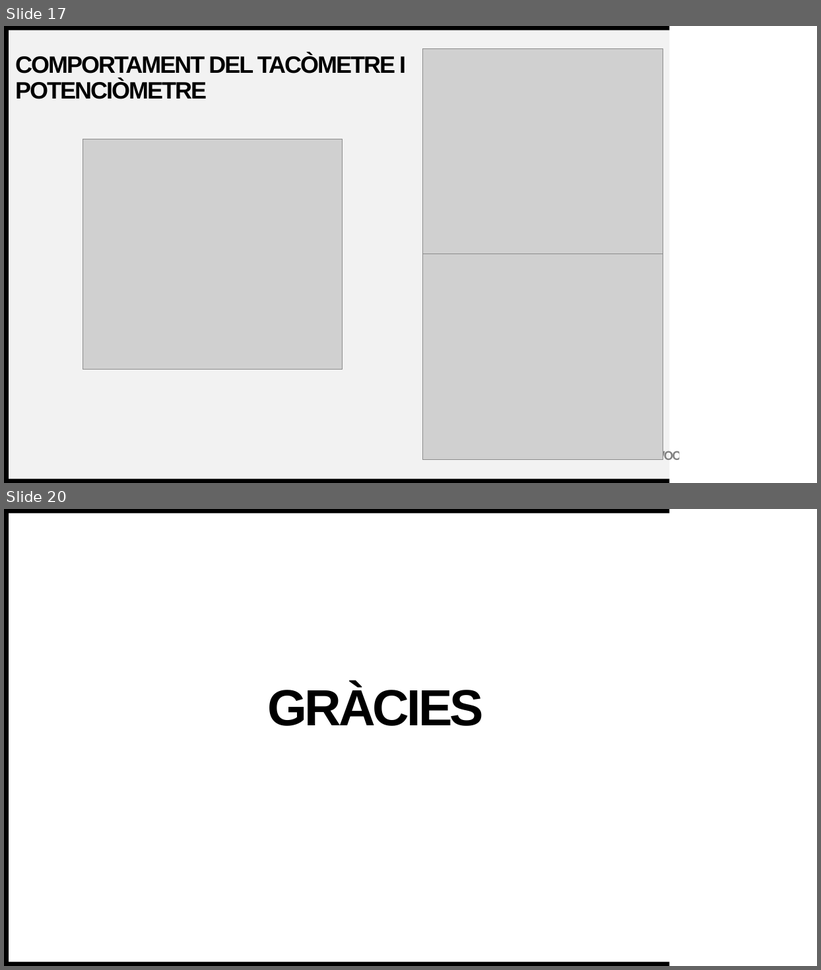
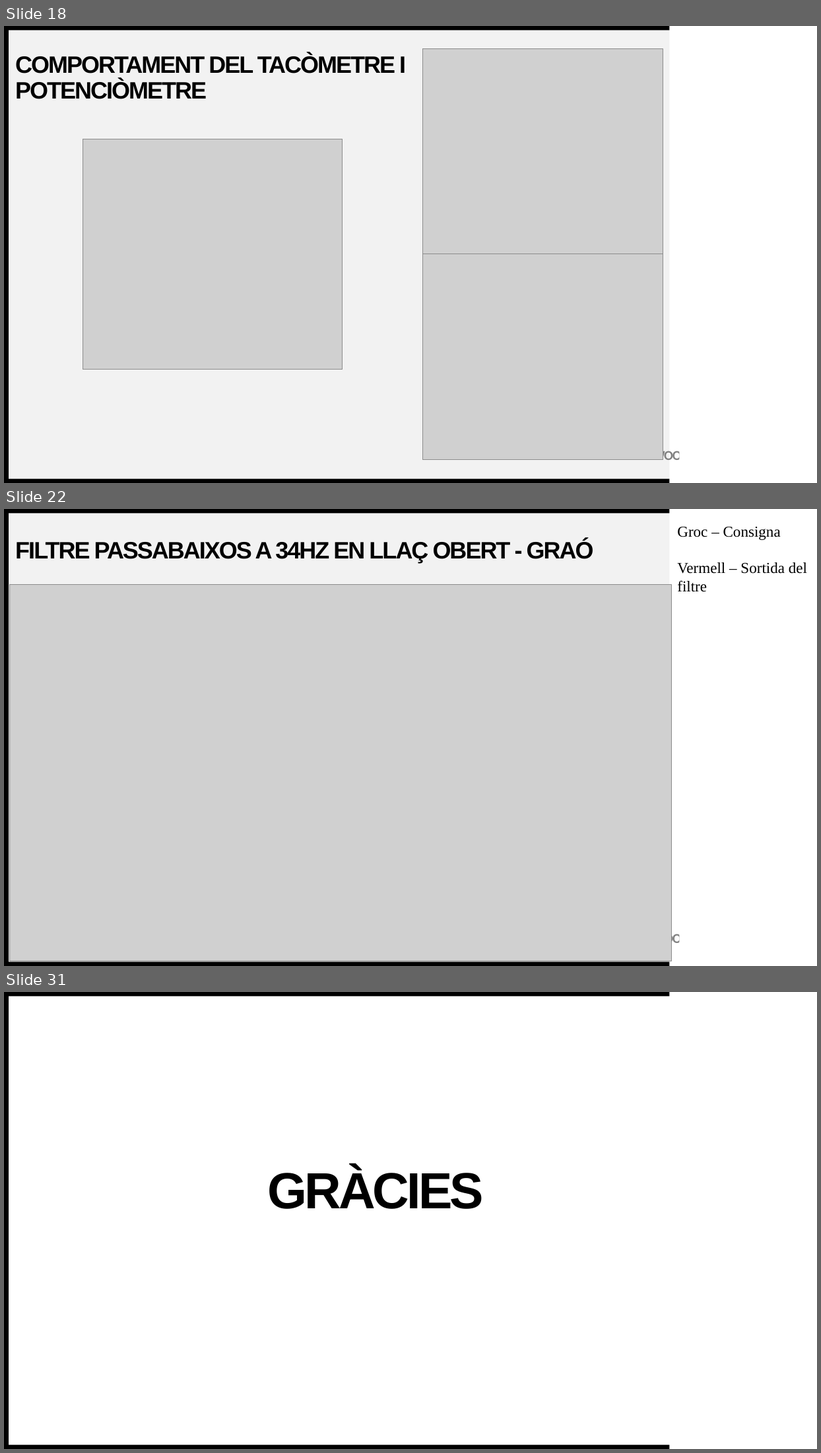
Before and after one commit to Argyrum/TFG-Control, a slide deck: Presentacions/Resultats de l’Anàlisi de la Planta de DS - Compendi 1-4 .pptx. Shown one above the other, each under a label of ours: slides 17 and 20 before the commit, slides 18, 22 and 31 after it; the slides between them are not shown. The pictures are 821x970 and 821x1453 pixels, drawn with LibreOffice and Linux fonts; fonts in the diff are those of the drawing; grey boxes stand for pictures. Boxes give left, top, right and bottom in pixels: in the first picture for what was removed or moved away, otherwise in the second. Text is boxed around its words. In the diff, an @@ line names an element or a change of style, - is before the commit and + after.

```diff
--- a/Presentacions/Resultats de l’Anàlisi de la Planta de DS - Compendi 1-4 .pptx
+++ b/Presentacions/Resultats de l’Anàlisi de la Planta de DS - Compendi 1-4 .pptx
@@ slide 22 added at [4, 509, 817, 966], background #FFFFFF; not listed: 6 template elements that a slide beside it also shows @@
@@ text added at [677, 526, 807, 592], 18 pt, text #000000 @@
+Groc – Consigna
+Vermell – Sortida del filtre
@@ title added at [15, 540, 594, 563], 28 pt, text #000000, bold @@
+FILTRE PASSABAIXOS A 34HZ EN LLAÇ OBERT - GRAÓ
@@ picture added at [9, 584, 672, 962] @@
@@ rectangle added at [679, 927, 817, 966], fill #FFFFFF @@
@@ what was slide 17 is now slide 18 @@
@@ what was slide 20 is now slide 31 @@
```
Also in this commit, not shown: 1 slide changed, 10 other slides added, 2 other files.
